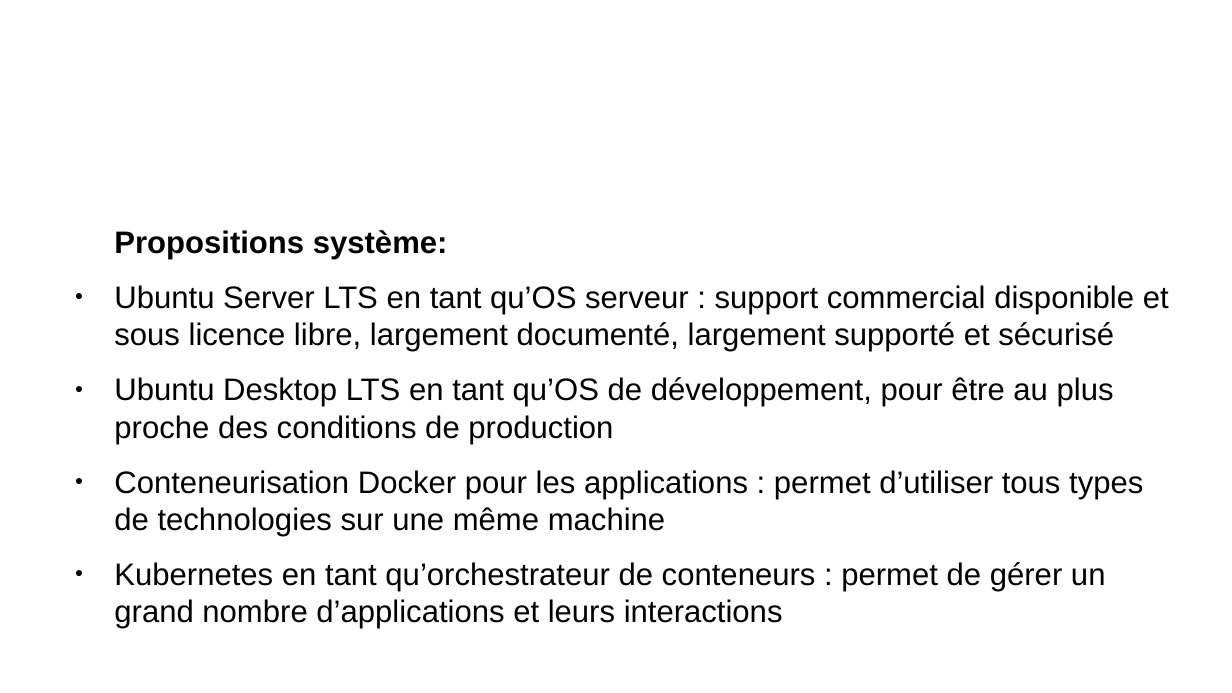
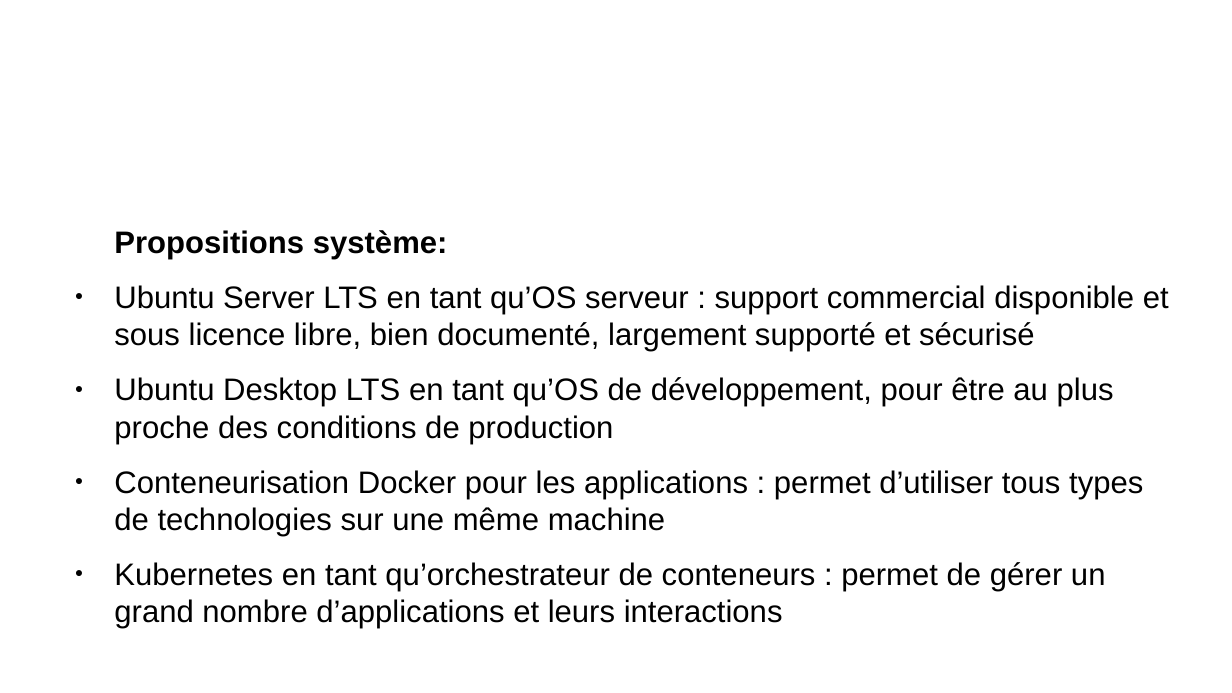
Before and after one commit to remipassmoilesel/ci-cd-plan, a slide deck: slide 8 of ci-cd-plan.odp. Drawn at 1232x693 pixels with LibreOffice and Linux fonts; fonts in the diff are those of the drawing; background and template pictures are left out. Boxes give left, top, right and bottom in pixels: in the first picture for what was removed or moved away, otherwise in the second. Text is boxed around its words. In the diff, an @@ line names an element or a change of style, - is before the commit and + after.

Commit message:
Improve doc

```diff
--- a/ci-cd-plan.odp
+++ b/ci-cd-plan.odp
@@ text at bbox=[114, 285, 1169, 352]: text changed @@
-● Ubuntu Server LTS en tant qu’OS serveur : support commercial disponible et sous licence libre, largement documenté, largement supporté et sécurisé
+● Ubuntu Server LTS en tant qu’OS serveur : support commercial disponible et sous licence libre, bien documenté, largement supporté et sécurisé
```
Also in this commit, not shown: 6 other slides changed.
